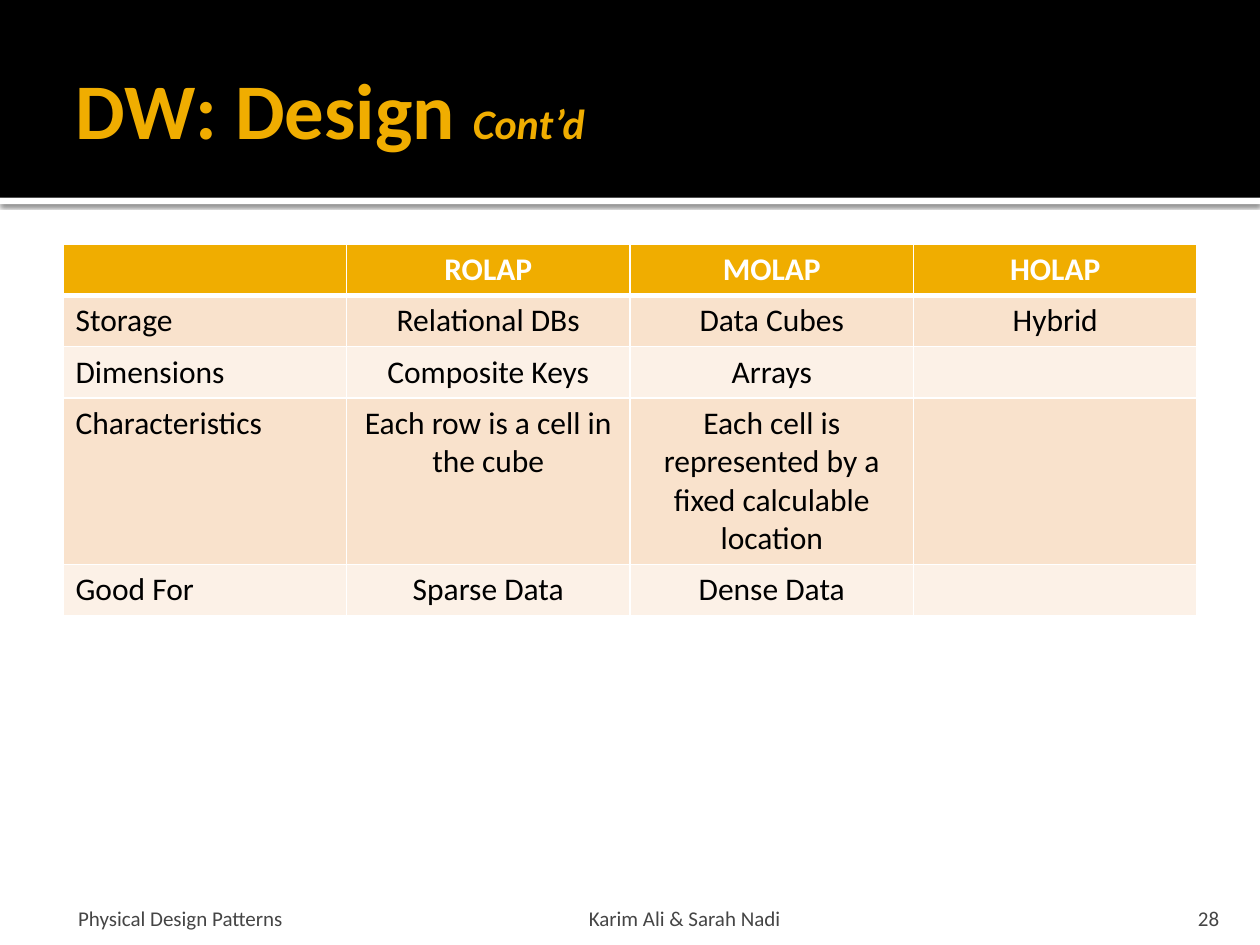
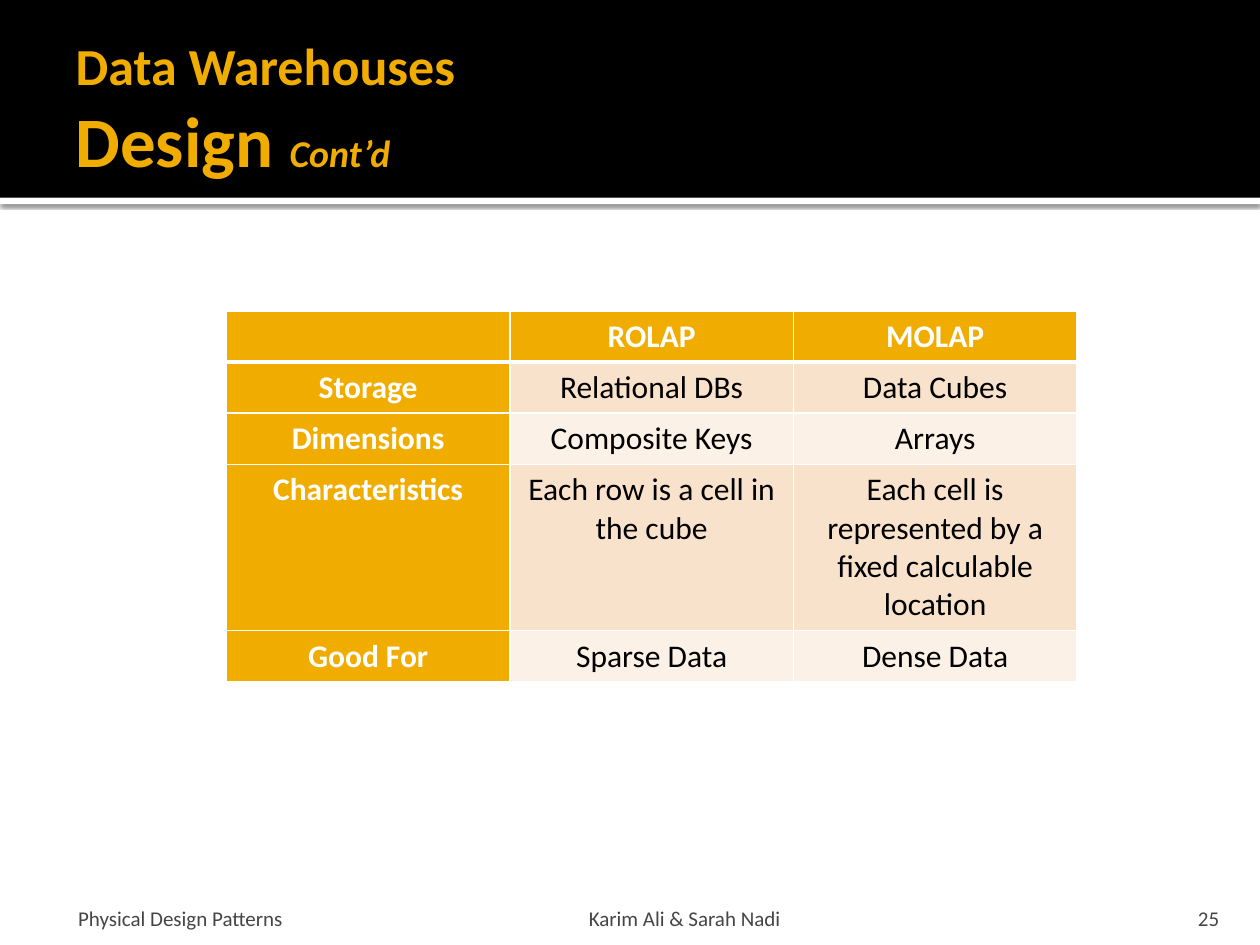
Before and after one commit to snadi/cs848-db, a slide deck: slide 25 of cs848-db/PhysDesignPres.pptx (slide 28 before the commit). Drawn at 1260x945 pixels with LibreOffice and Linux fonts; fonts in the diff are those of the drawing. Boxes give left, top, right and bottom in pixels: in the first picture for what was removed or moved away, otherwise in the second. Text is boxed around its words. In the diff, an @@ line names an element or a change of style, - is before the commit and + after.

```diff
--- a/cs848-db/PhysDesignPres.pptx
+++ b/cs848-db/PhysDesignPres.pptx
@@ title at (x1=76, y1=48, x2=455, y2=179): text changed; size 45 to 29.7 pt @@
-DW: Design Cont’d
+Data Warehouses
+Design Cont’d
@@ table at (x1=227, y1=311, x2=1077, y2=679) @@
-column 4: HOLAP | Hybrid |  |  | 
@@ table resized from (x1=63, y1=244, x2=1197, y2=612) to (x1=227, y1=311, x2=1077, y2=679) @@
@@ page number at (x1=1198, y1=912, x2=1219, y2=926): text changed @@
-28
+25
```
Also in this commit, not shown: 38 other slides changed, 1 slide added, 8 slides removed.
